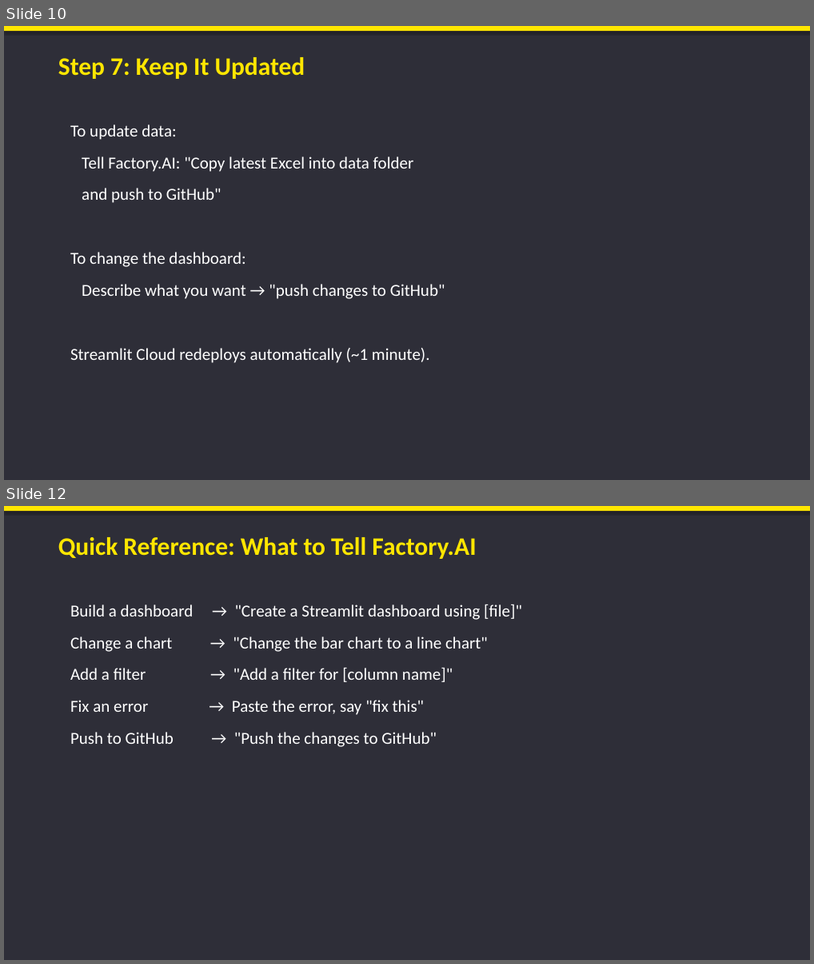
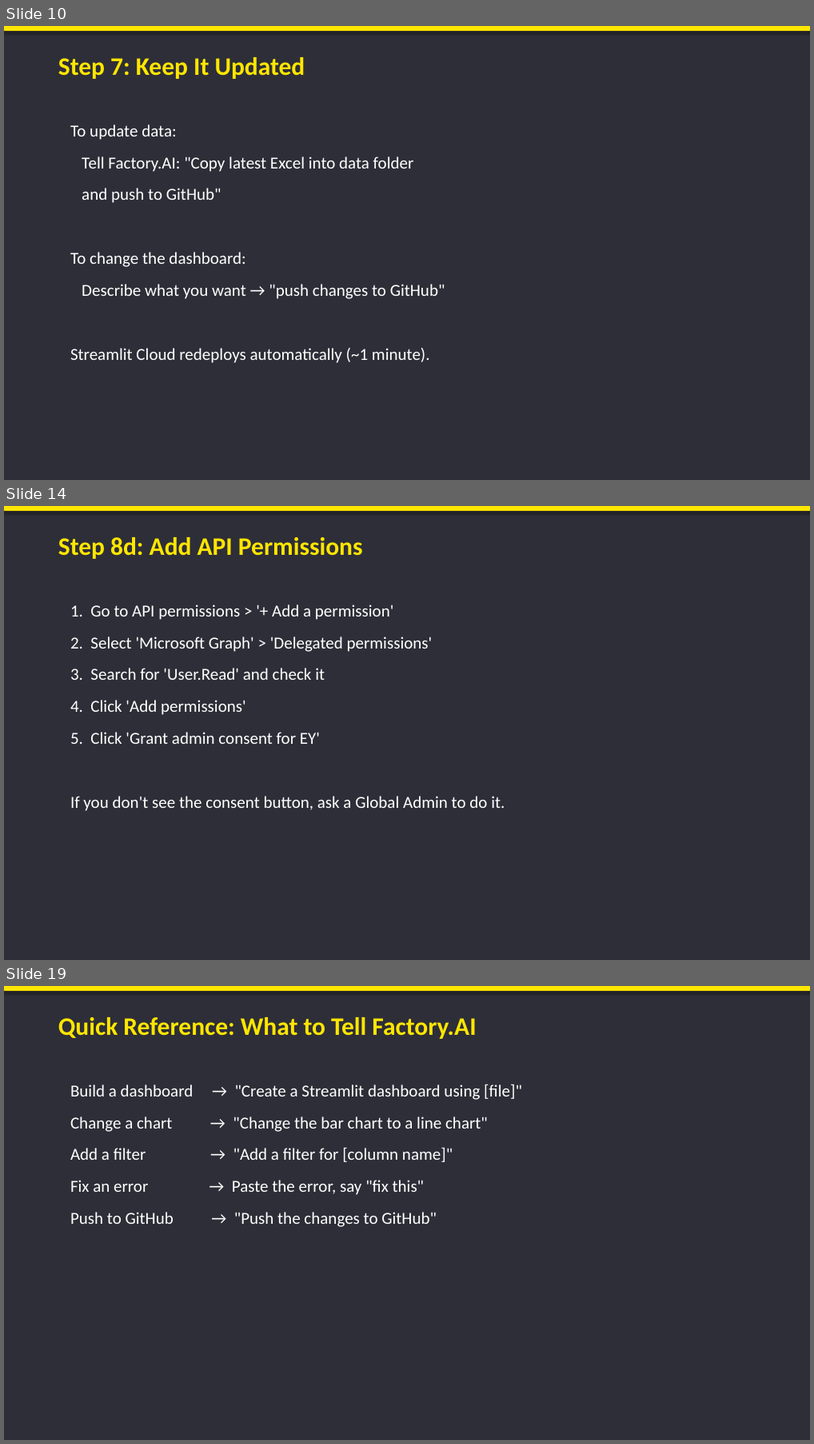
Before and after one commit to JustinDGold/Factory-Dashboard-demo, a slide deck: Factory_AI_Dashboard_Guide.pptx. Shown one above the other, each under a label of ours: slides 10 and 12 before the commit, slides 10, 14 and 19 after it; the slides between them are not shown. The pictures are 814x964 and 814x1444 pixels, drawn with LibreOffice and Linux fonts; fonts in the diff are those of the drawing. Boxes give left, top, right and bottom in pixels: in the first picture for what was removed or moved away, otherwise in the second. Text is boxed around its words. In the diff, an @@ line names an element or a change of style, - is before the commit and + after.

```diff
--- a/Factory_AI_Dashboard_Guide.pptx
+++ b/Factory_AI_Dashboard_Guide.pptx
@@ slide 14 added at box(4, 506, 810, 960), background #2E2E38 @@
@@ rectangle added at box(4, 506, 810, 511), fill #FFE600 @@
@@ text added at box(58, 537, 363, 559), 30 pt, text #FFE600, bold @@
+Step 8d: Add API Permissions
@@ text added at box(70, 604, 505, 811), 20 pt, text #FFFFFF @@
+1. Go to API permissions > '+ Add a permission'
+2. Select 'Microsoft Graph' > 'Delegated permissions'
+3. Search for 'User.Read' and check it
+4. Click 'Add permissions'
+5. Click 'Grant admin consent for EY'
+If you don't see the consent button, ask a Global Admin to do it.
@@ what was slide 12 is now slide 19 @@
```
Also in this commit, not shown: 1 slide changed, 6 other slides added, 4 other files.
